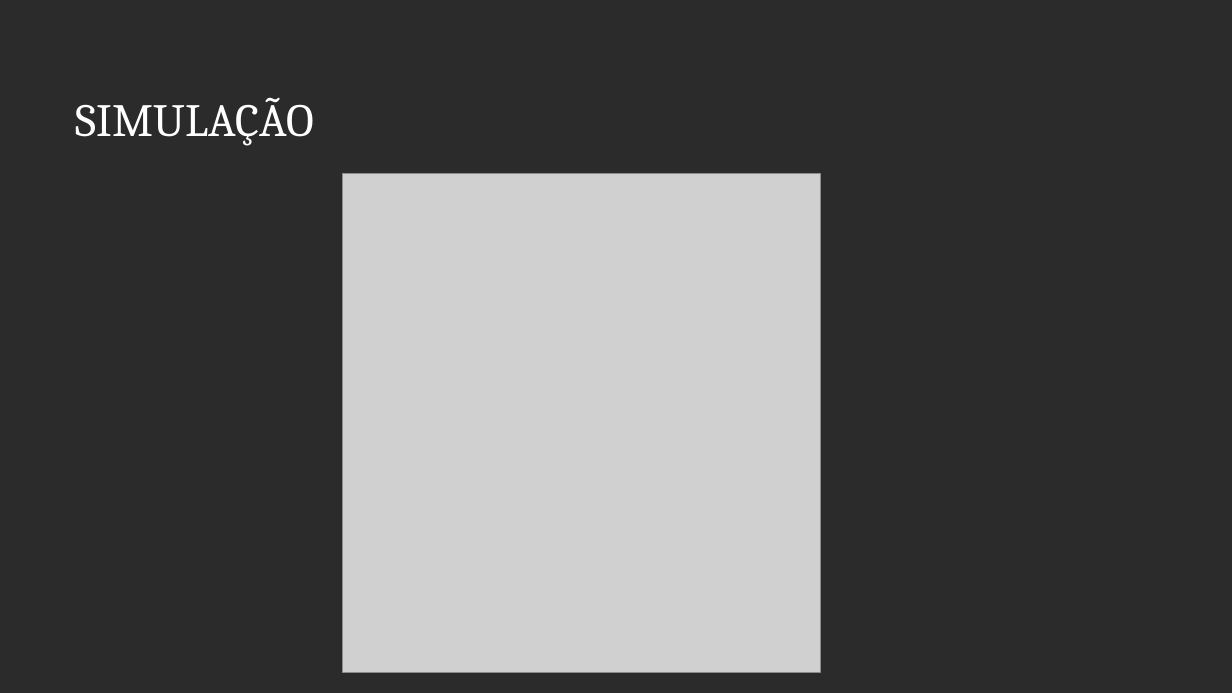
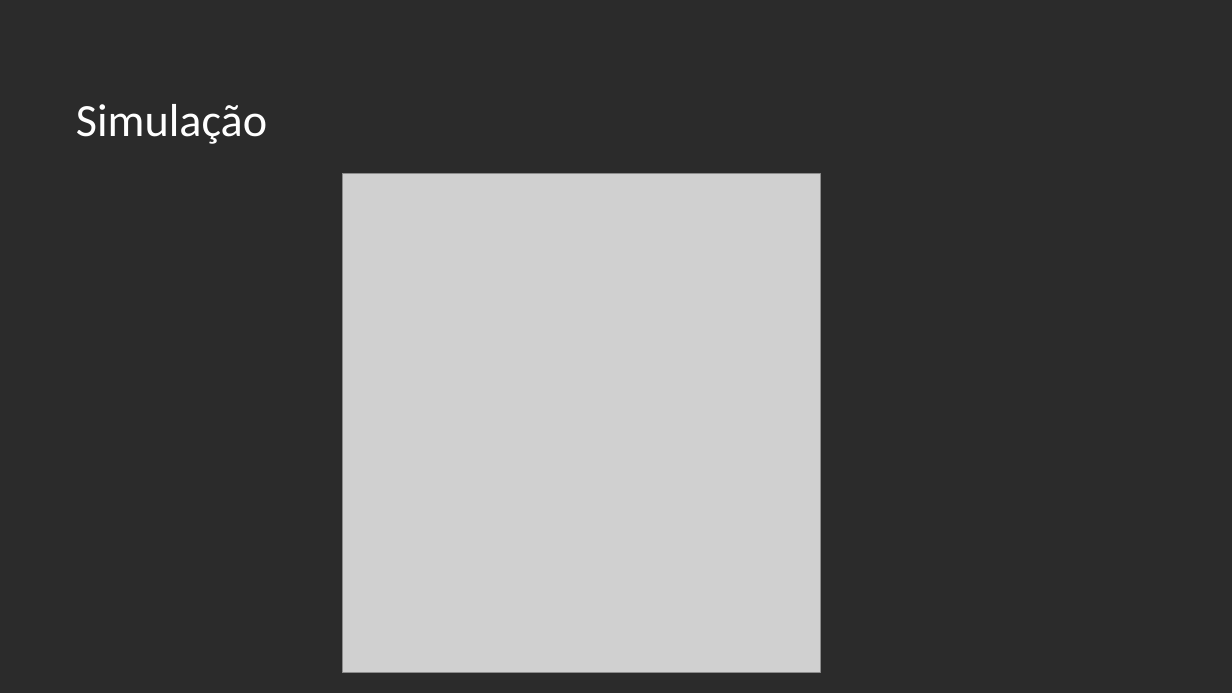
Before and after one commit to MODELAGEM-UNIFESP/PROJETO_FINAL, a slide deck: slide 9 of Apresentacao.odp. Drawn at 1232x693 pixels with LibreOffice and Linux fonts; fonts in the diff are those of the drawing; grey boxes stand for pictures; background and template pictures are left out; a plain dark background stands for a picture behind light text. Boxes give left, top, right and bottom in pixels: in the first picture for what was removed or moved away, otherwise in the second. Text is boxed around its words. In the diff, an @@ line names an element or a change of style, - is before the commit and + after.

```diff
--- a/Apresentacao.odp
+++ b/Apresentacao.odp
@@ title at [76, 104, 267, 144]: text changed; font Cambria to Calibri @@
-SIMULAÇÃO
+Simulação
```
Also in this commit, not shown: 31 other slides changed, 1 other file.
